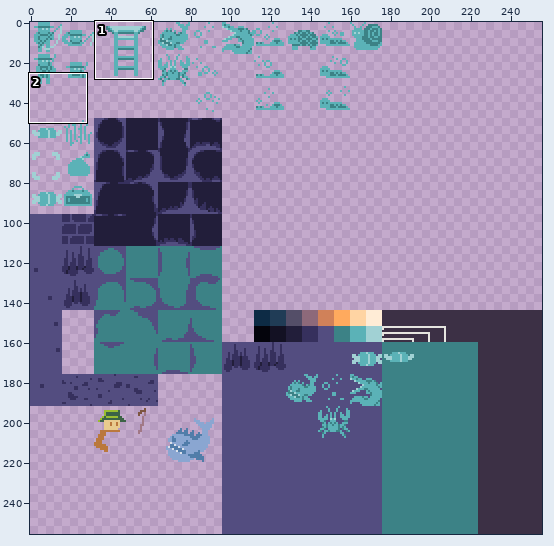
Pixel-art file, stored at assets/sprites.aseprite. Above: a wide view before the commit, with the close-up outlined.
Close-up. Before the commit:
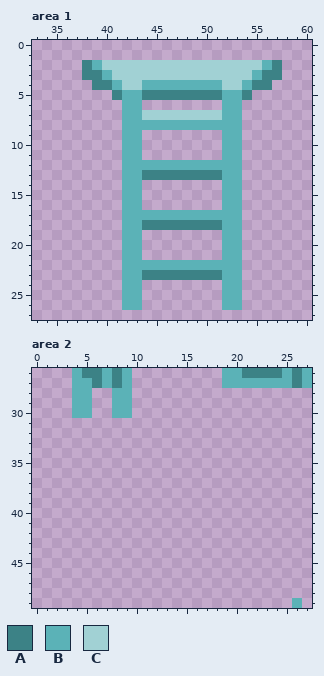
256x256 pixels, 1 frame. Colours within 5 levels of each other are drawn and written as one. Shown: area 1: x 33..60, y 0..27; area 2: x 0..27, y 26..49. The commit also changed other parts of the picture, which this record leaves out.
Visible layers, top first: "Layer 1", "bg".
Palette (. is transparent): A #3c8286  B #5bb2b7  C #a1d1d4
Pixels before, area 1, first column x 38:
 2 ABCCCCCCCCCCCCCCCCBA
 3 AABCCCCCCCCCCCCCCBAA
 4 .AABCCBBBBBBBBCCBAA.
 5 ...ABBAAAAAAAABBA...
 6 ....BB........BB....
 7 ....BBCCCCCCCCBB....
 8 ....BBBBBBBBBBBB....
 9 ....BB........BB....
10 ....BB........BB....
11 ....BB........BB....
12 ....BBBBBBBBBBBB....
13 ....BBAAAAAAAABB....
14 ....BB........BB....
15 ....BB........BB....
16 ....BB........BB....
17 ....BBBBBBBBBBBB....
18 ....BBAAAAAAAABB....
19 ....BB........BB....
20 ....BB........BB....
21 ....BB........BB....
22 ....BBBBBBBBBBBB....
23 ....BBAAAAAAAABB....
24 ....BB........BB....
25 ....BB........BB....
26 ....BB........BB....
Pixels before, area 2, first column x 4:
26 BAABAB.........BBAAAABAB
27 BBABAB.........BBBBBBBAB
28 BB..BB..................
29 BB..BB..................
30 BB..BB..................
31 ........................
32 ........................
33 ........................
34 ........................
35 ........................
36 ........................
37 ........................
38 ........................
39 ........................
40 ........................
41 ........................
42 ........................
43 ........................
44 ........................
45 ........................
46 ........................
47 ........................
48 ........................
49 ......................B.
After the commit:
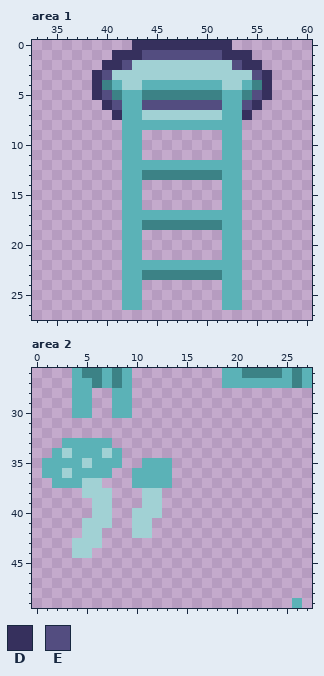
Colours new in this view: D #36305d  E #534d80
Diff:
Area 1, layer "Layer 1":
The edit adds colour D in row 0 at x 43 to 52; in row 1 at x 41 to 43 and 52 to 54; in row 5 at x 39 and 56; in row 6 at x 40 and 55; in row 7 at x 41 and 54.
Colour A gives way to colour D in rows 3 to 4 at x 39 and 56.
Colour C gives way to colour D in row 2 at x 40 to 41 and 54 to 55.
The edit adds colour E in row 1 at x 44 to 51; in row 5 at x 40 and 55; in row 6 at x 41, 44 to 51 and 54.
Colour B gives way to colour E in row 3 at x 40 and 55.
Colour C gives way to colour E in row 2 at x 42 and 53.
The edit erases colour A in rows 2 to 3 at x 38 and 57.
The edit erases colour B in row 2 at x 39 and 56.
Area 2, layer "Layer 1":
The edit adds colour B in row 33 at x 3 to 7; in row 34 at x 2, 4 to 6 and 8; in row 35 at x 1 to 4, 6 to 8 and 11 to 13; in row 36 at x 1 to 2, 4 to 7 and 10 to 13; in row 37 at x 2 to 4 and 10 to 13.
The edit adds colour C in row 34 at x 3 and 7; in row 35 at x 5; in row 36 at x 3; in row 37 at x 5 to 6; in row 38 at x 5 to 7 and 11 to 12; in row 39 at x 6 to 7 and 11 to 12.
The edit adds colour C in row 40 at x 6 to 7 and 10 to 12; in row 41 at x 5 to 7 and 10 to 11; in row 42 at x 5 to 6 and 10 to 11; in row 43 at x 4 to 6; in row 44 at x 4 to 5.
Pixel boxes of the changes (left, top, right, bottom) in both close-ups:
changed: (82, 40, 282, 120)
added: (42, 438, 172, 558)
